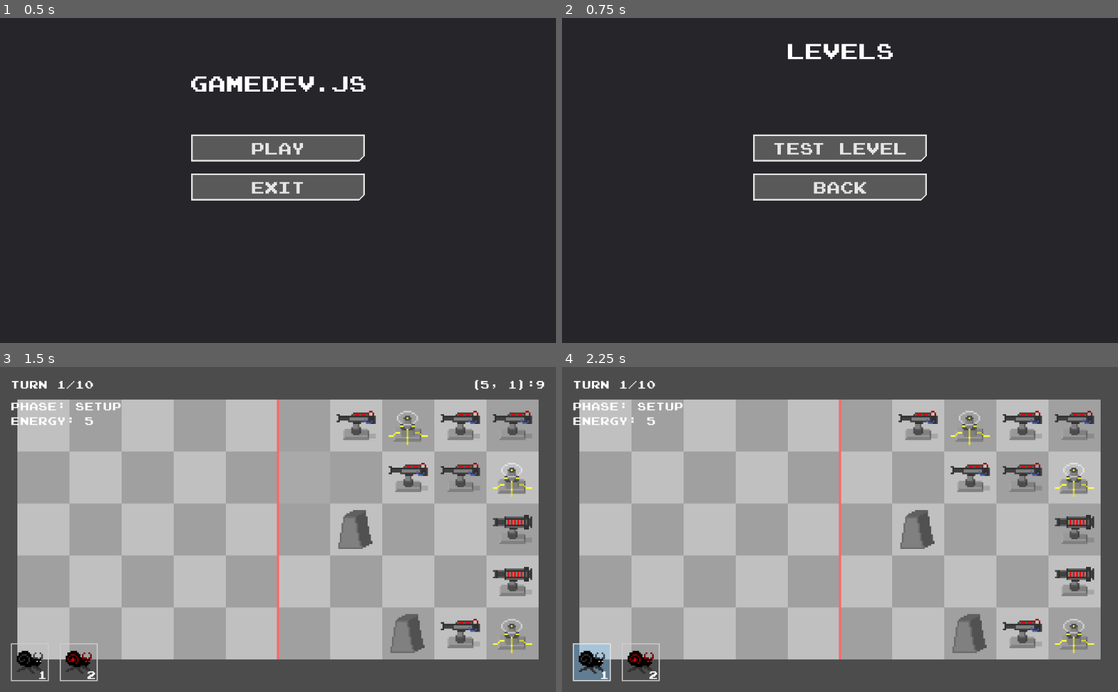
Above: before the commit, frames 1-4 (two rows, left to right).
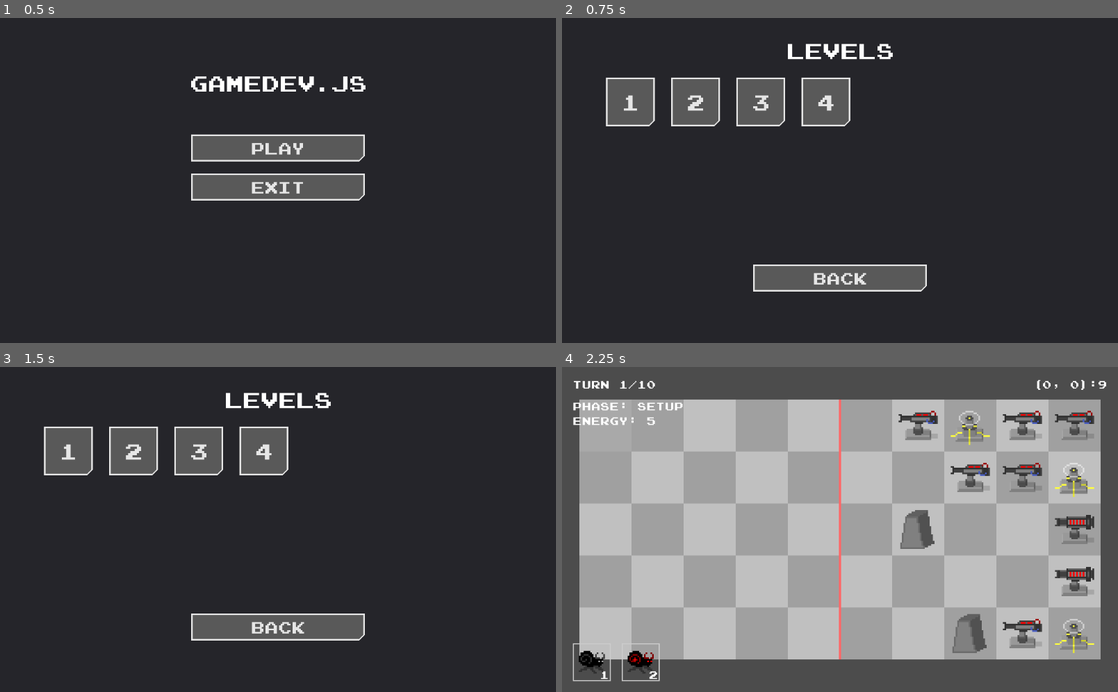
Above: after the commit, the same moments.

Repository: Exospud/Ephemera
Game: Godot game, scene res://screens/title/TitleScreen.tscn
Two runs of this game, one before a commit and one after it. Both use one fixed random seed, a clock stepped at 60 frames per second and the inputs below.
Inputs (mouse positions are in pixels of both pictures, inside the frame that each line leads up to):
- Up to frame 1 (0.5 s): no input
- Up to frame 2 (0.75 s): click "Play" at 0.5 s
- Up to frame 3 (1.5 s): click (278, 497) at 1.25 s, where only the run before the commit has a clickable "Test Level"
- Up to frame 4 (2.25 s): click "1" at 2 s

Frame 1 is identical in both runs. In frame 2, 13% of the frame differs, in the area x 7-66%, y 18-85%; in frame 3, 99%, in the area x 0-100%, y 0-100%; in frame 4, 0.7%.

Commit message:
Functional level select screen with buttons

Diff:
--- a/assets/ui/imagebutton/UnitButton.gd
+++ b/assets/ui/imagebutton/UnitButton.gd
@@ -3,7 +3,7 @@
 
 export(Texture) var texture = preload("res://assets/missing.png")
 export var label_text := ""
-export(Level.Spawns) var spawn : int = Level.Spawns.SNIDER
+export(Level.Spawns) var spawn : int
 
 onready var _stage := $"../../../Stage"
 
--- /dev/null
+++ b/assets/ui/textbutton/LevelButton.gd
@@ -0,0 +1,9 @@
+extends Button
+
+
+export(Properties.Levels) var level : int
+
+
+func _start_level():
+	Properties.current_level = self.level
+	get_tree().change_scene("res://screens/play/PlayScreen.tscn")
--- /dev/null
+++ b/assets/ui/textbutton/LevelButton.tscn
@@ -0,0 +1,16 @@
+[gd_scene load_steps=4 format=2]
+
+[ext_resource path="res://assets/ui/textbutton/TextButton.tscn" type="PackedScene" id=1]
+[ext_resource path="res://assets/fonts/TitleFont.tres" type="DynamicFont" id=2]
+[ext_resource path="res://assets/ui/textbutton/LevelButton.gd" type="Script" id=3]
+
+[node name="LevelButton" instance=ExtResource( 1 )]
+margin_left = -45.0
+margin_top = -45.0
+margin_right = 45.0
+margin_bottom = 45.0
+custom_fonts/font = ExtResource( 2 )
+text = "0"
+script = ExtResource( 3 )
+
+[connection signal="pressed" from="." to="." method="_start_level"]
--- a/assets/ui/textbutton/TextButton.tscn
+++ b/assets/ui/textbutton/TextButton.tscn
@@ -43,6 +43,7 @@
 margin_bottom = 25.0
 grow_horizontal = 2
 grow_vertical = 2
+focus_mode = 0
 custom_colors/font_color = Color( 0.9, 0.9, 0.9, 1 )
 custom_colors/font_color_hover = Color( 1, 1, 1, 1 )
 custom_colors/font_color_pressed = Color( 1, 1, 1, 1 )
@@ -52,6 +53,7 @@
 custom_styles/focus = ExtResource( 2 )
 custom_styles/disabled = ExtResource( 2 )
 custom_styles/normal = SubResource( 3 )
+enabled_focus_mode = 0
 text = "Sample Text"
 clip_text = true
 __meta__ = {
--- a/game/levels/Level.gd
+++ b/game/levels/Level.gd
@@ -50,3 +50,8 @@
 		var entity : Entity = spawn_assets[unit].scene.instance()
 		add_child(entity)
 		entity.set_cell(cell)
+
+
+## ABSTRACT
+func on_clear():
+	pass
--- a/game/stage/Stage.gd
+++ b/game/stage/Stage.gd
@@ -2,7 +2,7 @@
 
 
 onready var _map := $Map
-onready var _level := $Level
+onready var _level : Level
 
 onready var _turn_label : Label = $"../HUD/TurnLabel"
 onready var _time_label : Label = $"../HUD/TimeLabel"
@@ -19,6 +19,10 @@
 
 ## Called when the node enters the scene tree for the first time.
 func _ready():
+	var new_level = Properties.level_assets[Properties.current_level].instance()
+	add_child(new_level)
+	_level = new_level
+
 	_select_buttons.set_buttons(_level)
 	time_elapsed = _level.base_turn_duration
 	_end_timer.set_paused(true)
--- a/game/stage/Stage.tscn
+++ b/game/stage/Stage.tscn
@@ -1,10 +1,9 @@
-[gd_scene load_steps=6 format=2]
+[gd_scene load_steps=5 format=2]
 
 [ext_resource path="res://assets/tiles/terrain.tres" type="TileSet" id=1]
 [ext_resource path="res://game/stage/Stage.gd" type="Script" id=2]
 [ext_resource path="res://game/stage/Map.gd" type="Script" id=3]
 [ext_resource path="res://game/stage/Camera.gd" type="Script" id=4]
-[ext_resource path="res://game/levels/TestLevel.tscn" type="PackedScene" id=5]
 
 [node name="Stage" type="Node2D"]
 script = ExtResource( 2 )
@@ -45,8 +44,6 @@
 "_edit_lock_": true
 }
 
-[node name="Level" parent="." instance=ExtResource( 5 )]
-
 [node name="EndTimer" type="Timer" parent="."]
 one_shot = true
 autostart = true
--- a/global/Properties.gd
+++ b/global/Properties.gd
@@ -1,12 +1,23 @@
 extends Node
 
+enum Levels {TEST_LEVEL, LEVEL_1, LEVEL_2, LEVEL_3}
 
-var level_unlock := 1
+## Dictionary of preloaded level assets
+const level_assets = {
+	Levels.TEST_LEVEL: preload("res://game/levels/TestLevel.tscn"),
+	Levels.LEVEL_1: preload("res://game/levels/TestLevel.tscn"),
+	Levels.LEVEL_2: preload("res://game/levels/TestLevel.tscn"),
+	Levels.LEVEL_3: preload("res://game/levels/TestLevel.tscn")
+}
+
+var unlocked_levels := [Levels.TEST_LEVEL, Levels.LEVEL_1, Levels.LEVEL_2, Levels.LEVEL_3]
+var current_level : int = -1
 
 
 ## Called when the node enters the scene tree for the first time.
 func _ready():
-	pass # Replace with function body.
+	var s = Levels.TEST_LEVEL
+	print(str(s))
 
 
 ## Called every frame. 'delta' is the elapsed time since the previous frame.
--- a/screens/play/PauseMenu.gd
+++ b/screens/play/PauseMenu.gd
@@ -22,4 +22,4 @@
 ## Quits the game and returns to the title screen
 func _to_title():
 	_toggle_pause()
-	get_tree().change_scene("res://screens/title/TitleScreen.tscn")
+	get_tree().change_scene("res://screens/select/LevelSelectScreen.tscn")
--- a/screens/play/SelectButtons.gd
+++ b/screens/play/SelectButtons.gd
@@ -25,9 +25,9 @@
 
 		var button_size = unit_button.rect_size
 
+		unit_button.margin_top = -margin_size.y - button_size.y
 		unit_button.margin_bottom = -margin_size.y
 		unit_button.margin_left = margin_size.x + i*(margin_size.x + button_size.x)
-		unit_button.margin_top = -margin_size.y - button_size.y
-		unit_button.margin_right = margin_size.x + button_size.x + i*(margin_size.x + button_size.x)
+		unit_button.margin_right = (i+1)*(margin_size.x + button_size.x)
 
 		add_child(unit_button)
--- a/screens/select/LevelSelectScreen.gd
+++ b/screens/select/LevelSelectScreen.gd
@@ -1,19 +1,35 @@
 extends Panel
+
+
+const PL_LEVEL_BUTTON := preload("res://assets/ui/textbutton/LevelButton.tscn")
+
+
+# Called when the node enters the scene tree for the first time.
+func _ready():
+	var margin_size := Vector2(30, 20)
+
+	for i in range(0, Properties.unlocked_levels.size()):
+		var level_button := PL_LEVEL_BUTTON.instance()
+		level_button.level = Properties.unlocked_levels[i]
+		level_button.text = str(Properties.unlocked_levels[i] + 1)
+
+		level_button.anchor_top = 0.15
+		level_button.anchor_left = 0.05
+
+		var button_size = level_button.rect_size
+
+		level_button.margin_top = margin_size.y
+		level_button.margin_bottom = margin_size.y + button_size.y
+		level_button.margin_left = margin_size.x + i*(margin_size.x + button_size.x)
+		level_button.margin_right = (i+1)*(margin_size.x + button_size.x)
+
+		add_child(level_button)
 
 
 ## Called every frame. 'delta' is the elapsed time since the previous frame.
 func _process(delta):
-	if Input.is_action_just_pressed("ui_accept"):
-		_start_level()
-
 	if Input.is_action_just_pressed("ui_cancel"):
 		_quit_to_title()
-
-
-## Initializes and plays the specified level
-func _start_level():
-	# TODO: initialize level
-	get_tree().change_scene("res://screens/play/PlayScreen.tscn")
 
 
 ## Sends the user back to the title screen
--- a/screens/select/LevelSelectScreen.tscn
+++ b/screens/select/LevelSelectScreen.tscn
@@ -23,23 +23,11 @@
 margin_bottom = 30.0
 text = "Levels"
 
-[node name="TempPlayButton" parent="." instance=ExtResource( 2 )]
-anchor_left = 0.5
-anchor_top = 0.4
-anchor_right = 0.5
-anchor_bottom = 0.4
-text = "Test Level"
-__meta__ = {
-"_edit_lock_": true,
-"_editor_description_": "TODO: remove this and replace with something else"
-}
-
 [node name="BackButton" parent="." instance=ExtResource( 2 )]
 anchor_left = 0.5
-anchor_top = 0.52
+anchor_top = 0.8
 anchor_right = 0.5
-anchor_bottom = 0.52
+anchor_bottom = 0.8
 text = "Back"
 
-[connection signal="pressed" from="TempPlayButton" to="." method="_start_level"]
 [connection signal="pressed" from="BackButton" to="." method="_quit_to_title"]
